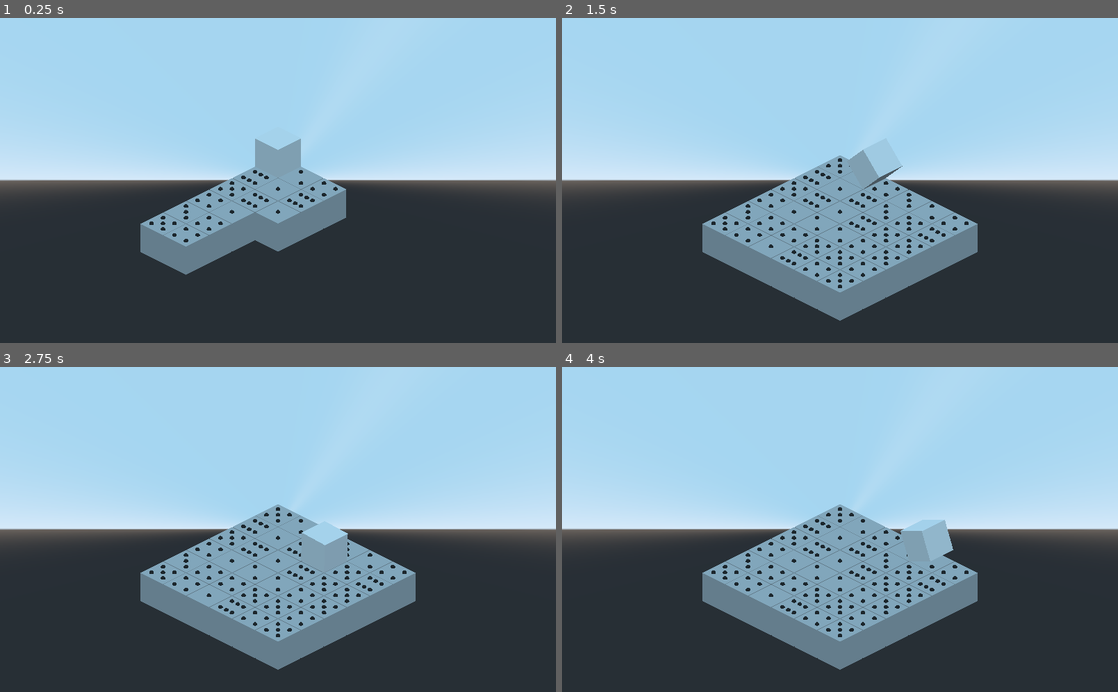
Above: before the commit, frames 1-4 (two rows, left to right).
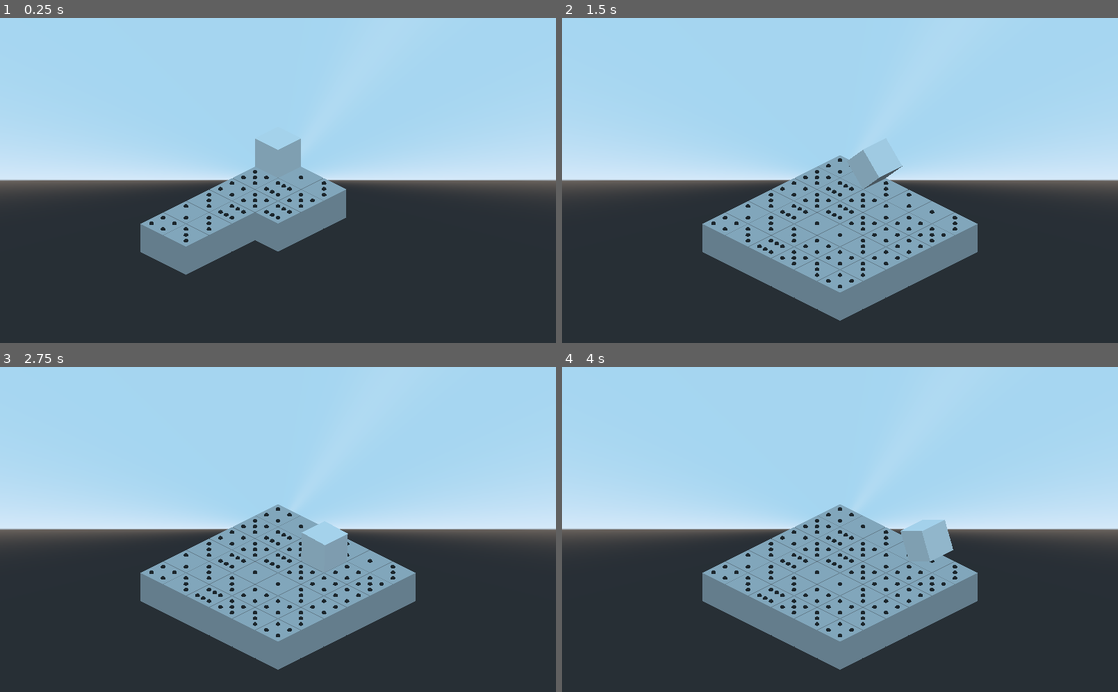
Above: after the commit, the same moments.

Repository: suaveware/gmtk-jam-2022
Game: Godot game, scene res://Main.tscn
The game is run twice, just before and just after one commit, with the same random seed, the same clock (stepped at 60 frames per second) and the same inputs.
Inputs:
- Up to frame 1 (0.25 s): no input
- Up to frame 2 (1.5 s): hold D (roll_right) 0.53-1.28 s; hold S (roll_down) from 1.28 s (still down)
- Up to frame 3 (2.75 s): release S (roll_down) at 2.03 s; hold D (roll_right) from 2.03 s (still down)
- Up to frame 4 (4 s): release D (roll_right) at 2.78 s; hold W (roll_up) 2.78-3.53 s; hold A (roll_left) from 3.53 s (still down)

The runs differ from the first frame. In frame 1, 0.4% of the frame differs, in the area x 28-61%, y 46-68%; in frame 2, 0.7%; in frame 3, 0.7%; in frame 4, 0.7%, in the area x 28-74%, y 44-82%.
Error after the commit: Invalid call. Nonexistent function 'load_level' in base 'Spatial (Grid.gd)'. (res://Main.gd:8)

Commit message:
level loading incomplete

Diff:
--- a/Main.gd
+++ b/Main.gd
@@ -1,5 +1,8 @@
 extends Spatial
 
+onready var grid = get_node("Grid")
+
+var level = preload("res://src/levels/tutorial.tres")
 
 func _ready() -> void:
-	pass
+	grid.load_level(level)
--- a/project.godot
+++ b/project.godot
@@ -7,6 +7,16 @@
 ;   param=value ; assign values to parameters
 
 config_version=4
+
+_global_script_classes=[ {
+"base": "Resource",
+"class": "Level",
+"language": "GDScript",
+"path": "res://src/level.gd"
+} ]
+_global_script_class_icons={
+"Level": ""
+}
 
 [application]
 
--- a/src/Tile/Tile.gd
+++ b/src/Tile/Tile.gd
@@ -12,7 +12,7 @@
 export var value: int
 
 func _ready():
-	var dot_positions = DOT_POSITIONS[value]
+	var dot_positions = DOT_POSITIONS[value-1]
 	var dot = $Dot
 	for i in range(len(dot_positions)):
 		var new_dot = dot.duplicate()
--- /dev/null
+++ b/src/level.gd
@@ -0,0 +1,5 @@
+extends Resource
+class_name Level
+
+export (Array) var Tiles
+export (Vector2) var StartPosition
--- /dev/null
+++ b/src/levels/tutorial.tres
@@ -0,0 +1,8 @@
+[gd_resource type="Resource" load_steps=2 format=2]
+
+[ext_resource path="res://src/level.gd" type="Script" id=1]
+
+[resource]
+script = ExtResource( 1 )
+Tiles = [ Vector3( 1, 0, 2 ), Vector3( 0, 1, 4 ), Vector3( 1, 1, 1 ), Vector3( 2, 1, 3 ), Vector3( 1, 2, 5 ), Vector3( 1, 3, 6 ) ]
+StartPosition = Vector2( 1, 1 )
